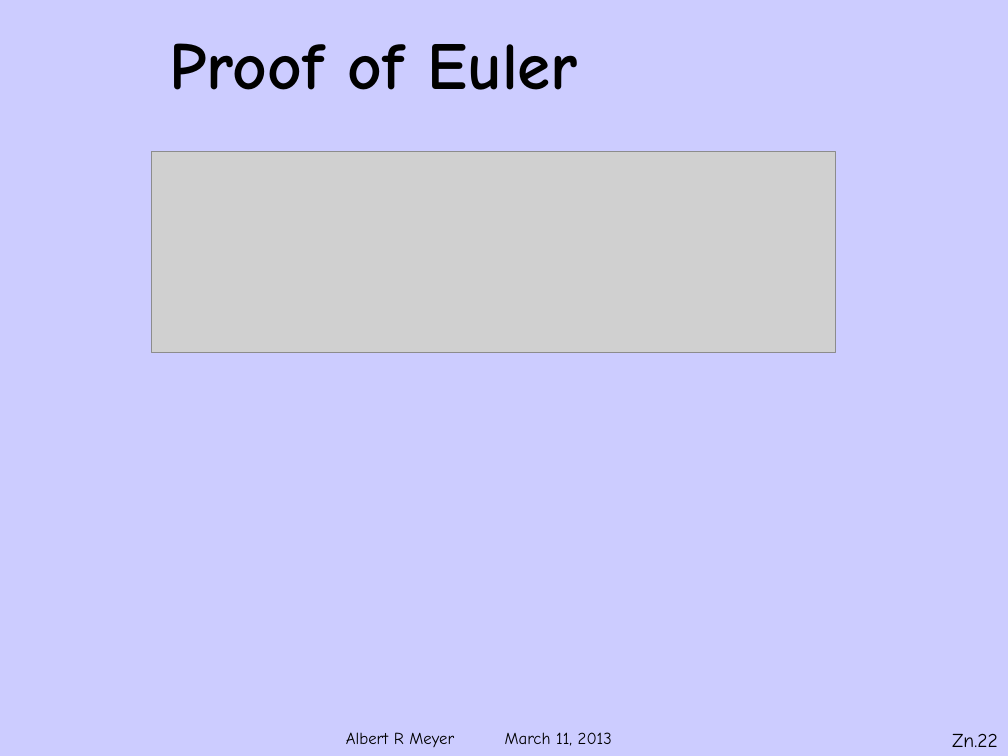
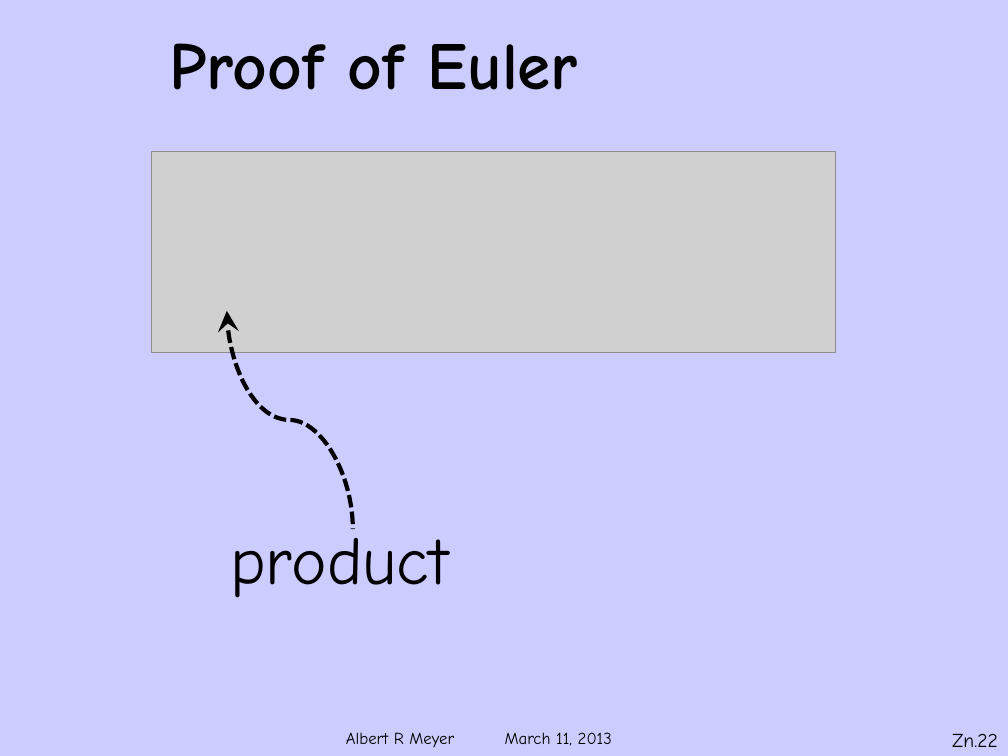
Before and after one commit to armeyer/mcs_web, a slide deck: slide 22 of spring13/slides13/Zmodn.pptx. Drawn at 1008x756 pixels with LibreOffice and Linux fonts; fonts in the diff are those of the drawing; grey boxes stand for pictures; background and template pictures are left out. Boxes give left, top, right and bottom in pixels: in the first picture for what was removed or moved away, otherwise in the second. Text is boxed around its words. In the diff, an @@ line names an element or a change of style, - is before the commit and + after.

```diff
--- a/spring13/slides13/Zmodn.pptx
+++ b/spring13/slides13/Zmodn.pptx
@@ curved arrow added from (353, 529) to (227, 310), #000000 3 pt dashed @@
@@ text added at [230,528,448,598], 48 pt, text #000000 @@
+product
```
Also in this commit, not shown: 1 other slide changed, 1 slide added, 1 other file.
